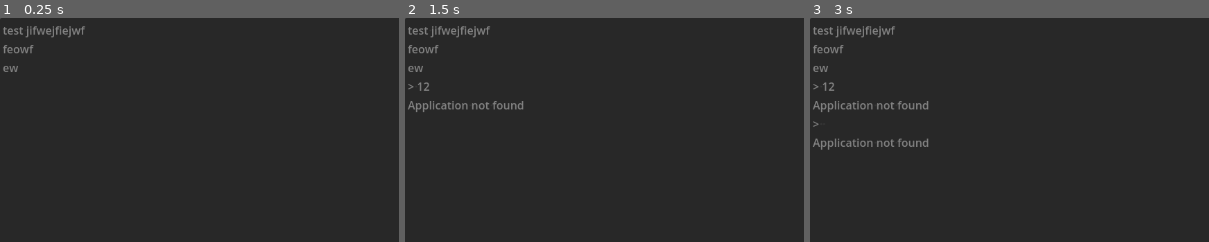
Above: before the commit, frames 1-3 (left to right).
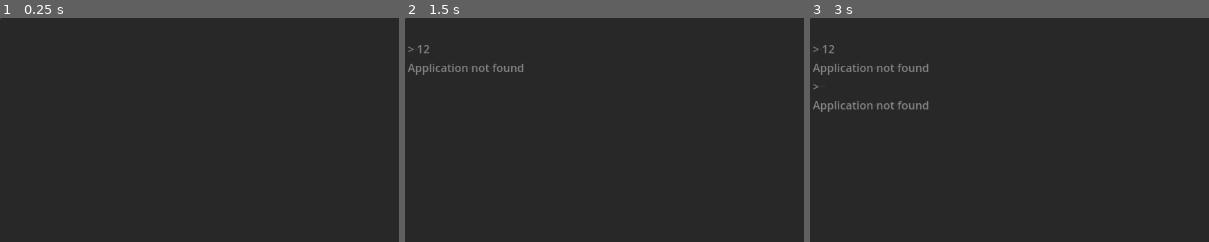
Above: after the commit, the same moments.

Repository: joryleech/Godot-Terminal
Game: Godot game, scene res://terminal/terminal_menu.tscn
The game is run twice, just before and just after one commit, with the same random seed, the same clock (stepped at 60 frames per second) and the same inputs.
Inputs (mouse positions are % of the whole screen's width and height, from its top left):
- Up to frame 1 (0.25 s): no input
- Up to frame 2 (1.5 s): click (50, 90) at 0.52 s; type "12" at 0.6 s; tap Enter at 1.25 s
- Up to frame 3 (3 s): tap Space at 2 s; tap Enter at 2.75 s
The pictures show only the part of the screen within x 0-50%, y 0-50%; the shares and areas given below are measured in that part.

The runs differ from the first frame. In frame 1, 0.6% of the frame differs, in the area x 0-22%, y 3-25%; in frame 2, 1.6%, in the area x 0-30%, y 3-42%; in frame 3, 1.6%.

Commit message:
Add quit applicatin

Diff:
--- /dev/null
+++ b/terminal/applications/quit.gd
@@ -0,0 +1,8 @@
+extends TerminalApplication
+
+func _init():
+	name="Quit"
+	description="Quits the application"
+
+func run(terminal : Terminal, params : Array):
+	terminal.get_tree().quit()
--- a/terminal/terminal_menu.tscn
+++ b/terminal/terminal_menu.tscn
@@ -35,9 +35,6 @@
 layout_mode = 2
 size_flags_horizontal = 3
 size_flags_vertical = 3
-text = "test jifwejfiejwf
-feowf
-ew"
 editable = false
 draw_control_chars = true
 draw_tabs = true
